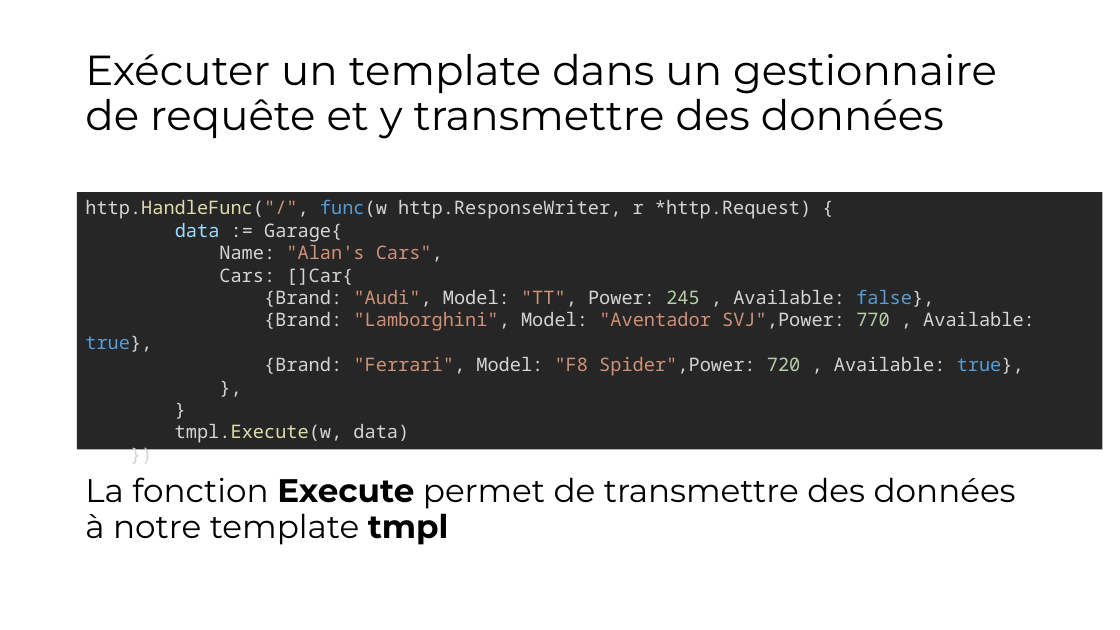
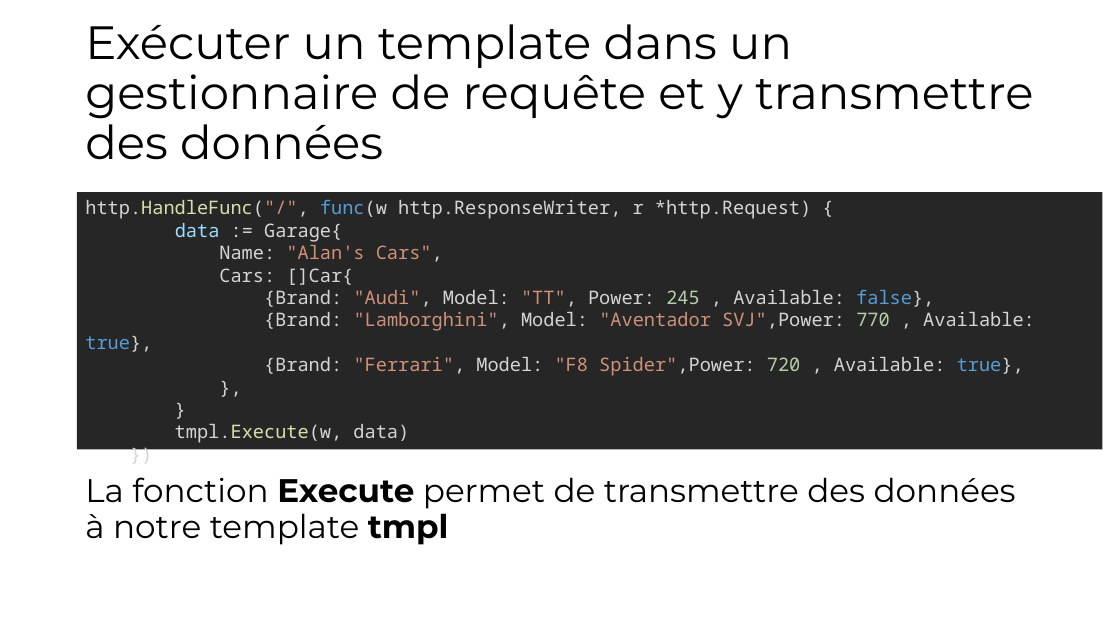
Before and after one commit to valentinlamine/HANGMAN-WEB, a slide deck: slide 12 of HangmanWebGo.pptx. Drawn at 1120x630 pixels with LibreOffice and Linux fonts; fonts in the diff are those of the drawing. Boxes give left, top, right and bottom in pixels: in the first picture for what was removed or moved away, otherwise in the second. Text is boxed around its words. In the diff, an @@ line names an element or a change of style, - is before the commit and + after.

```diff
--- a/HangmanWebGo.pptx
+++ b/HangmanWebGo.pptx
@@ title "Exécuter un template dans un ..." at (x1=85, y1=24, x2=1033, y2=160): size 36 to 40 pt @@
```
Also in this commit, not shown: 19 other files.
